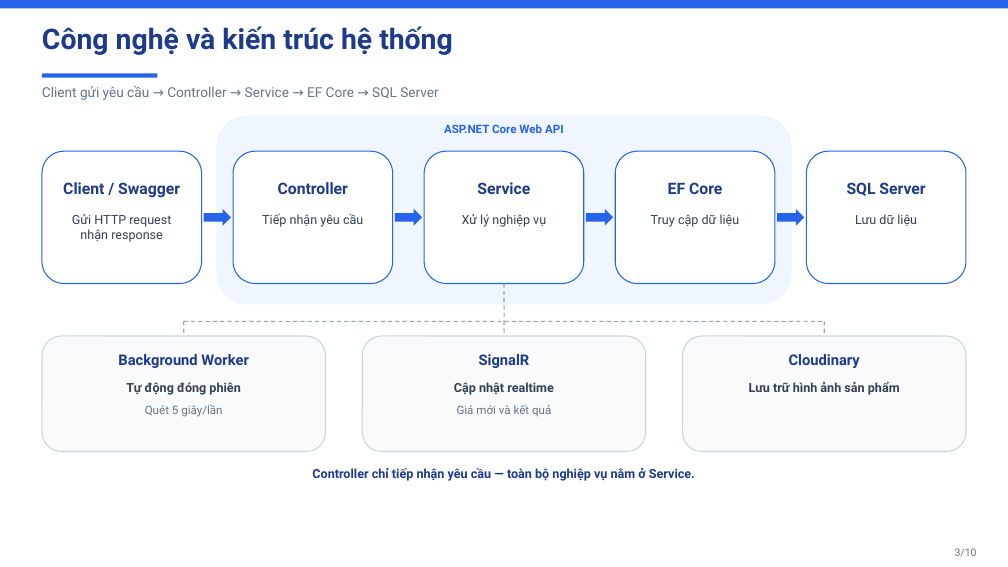
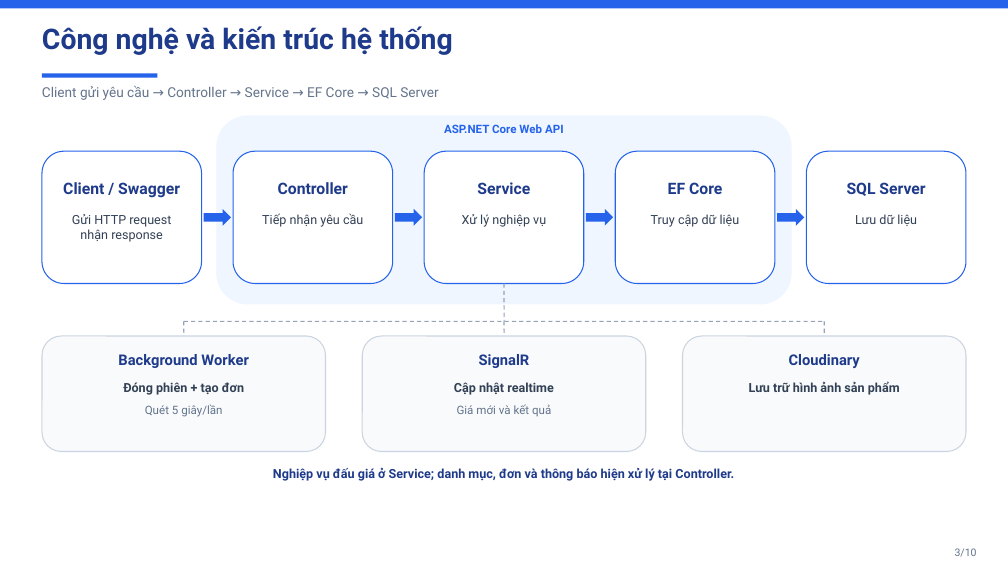
Before and after one commit to ThanhPhuocIT3905/BidNet, a slide deck: slide 3 of docs/presentation/BidNet-ThuyetTrinh-10-slide.pptx. Drawn at 1008x567 pixels with LibreOffice and Linux fonts; fonts in the diff are those of the drawing. Boxes give left, top, right and bottom in pixels: in the first picture for what was removed or moved away, otherwise in the second. Text is boxed around its words. In the diff, an @@ line names an element or a change of style, - is before the commit and + after.

```diff
--- a/docs/presentation/BidNet-ThuyetTrinh-10-slide.pptx
+++ b/docs/presentation/BidNet-ThuyetTrinh-10-slide.pptx
@@ text at (x1=123, y1=382, x2=244, y2=395): text changed @@
-Tự động đóng phiên
+Đóng phiên + tạo đơn
@@ text at (x1=273, y1=468, x2=734, y2=481): text changed @@
-Controller chỉ tiếp nhận yêu cầu — toàn bộ nghiệp vụ nằm ở Service.
+Nghiệp vụ đấu giá ở Service; danh mục, đơn và thông báo hiện xử lý tại Controller.
```
Also in this commit, not shown: 4 other slides changed, 1 slide added, 1 slide removed, 27 other files.
